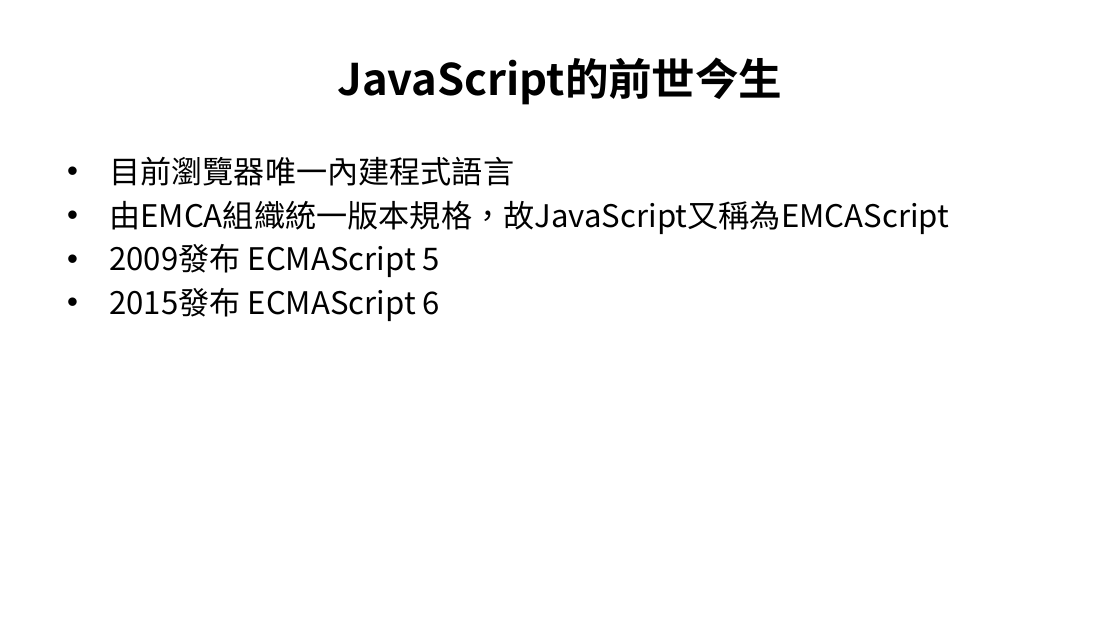
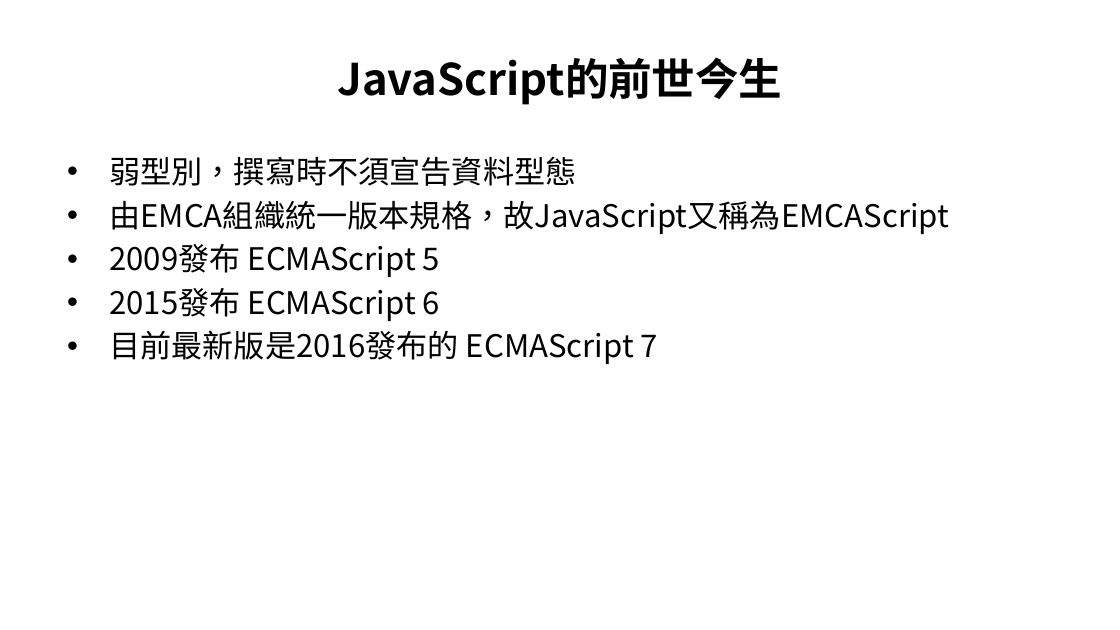
Before and after one commit to allen8101070/JavaScript-PPT, a slide deck: slide 4 of javaScript.pptx. Drawn at 1120x630 pixels with LibreOffice and Linux fonts; fonts in the diff are those of the drawing; background and template pictures are left out. Boxes give left, top, right and bottom in pixels: in the first picture for what was removed or moved away, otherwise in the second. Text is boxed around its words. In the diff, an @@ line names an element or a change of style, - is before the commit and + after.

```diff
--- a/javaScript.pptx
+++ b/javaScript.pptx
@@ text at [109,156,576,186]: text changed @@
-• 目前瀏覽器唯一內建程式語言
+• 弱型別，撰寫時不須宣告資料型態
@@ text at [109,330,658,364]: paragraph added @@
+• 目前最新版是2016發布的 ECMAScript 7
```
Also in this commit, not shown: 27 other slides changed, 13 slides added, 8 slides removed, 3 other files.
